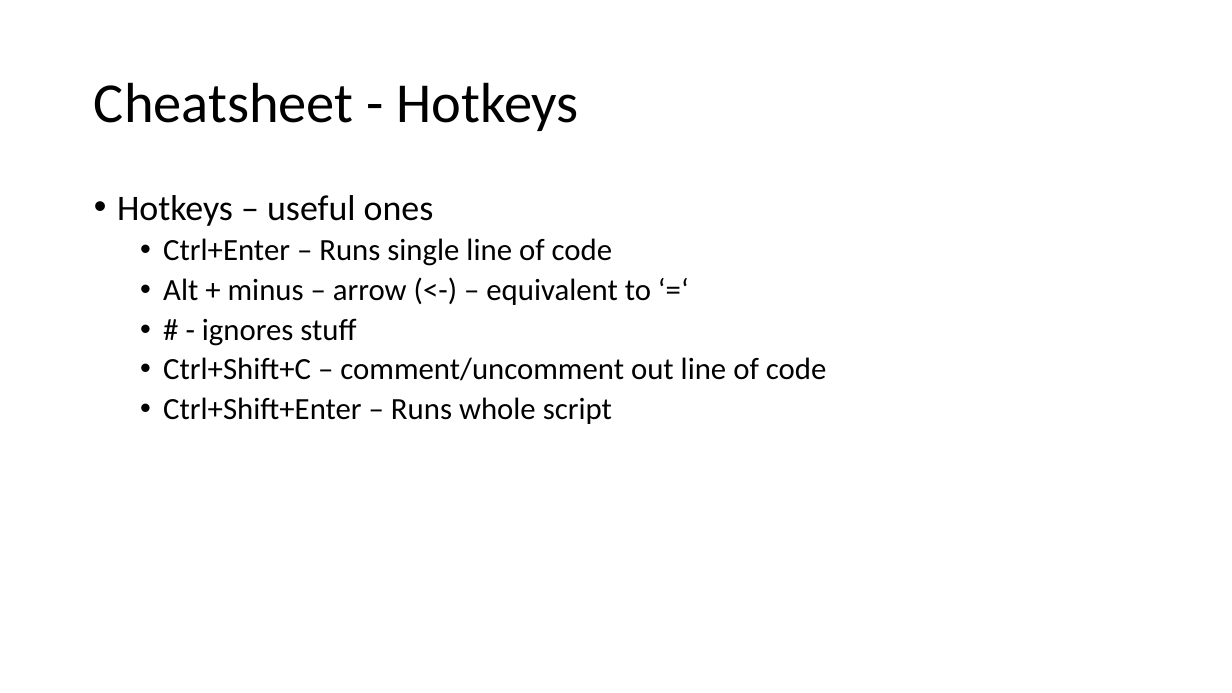
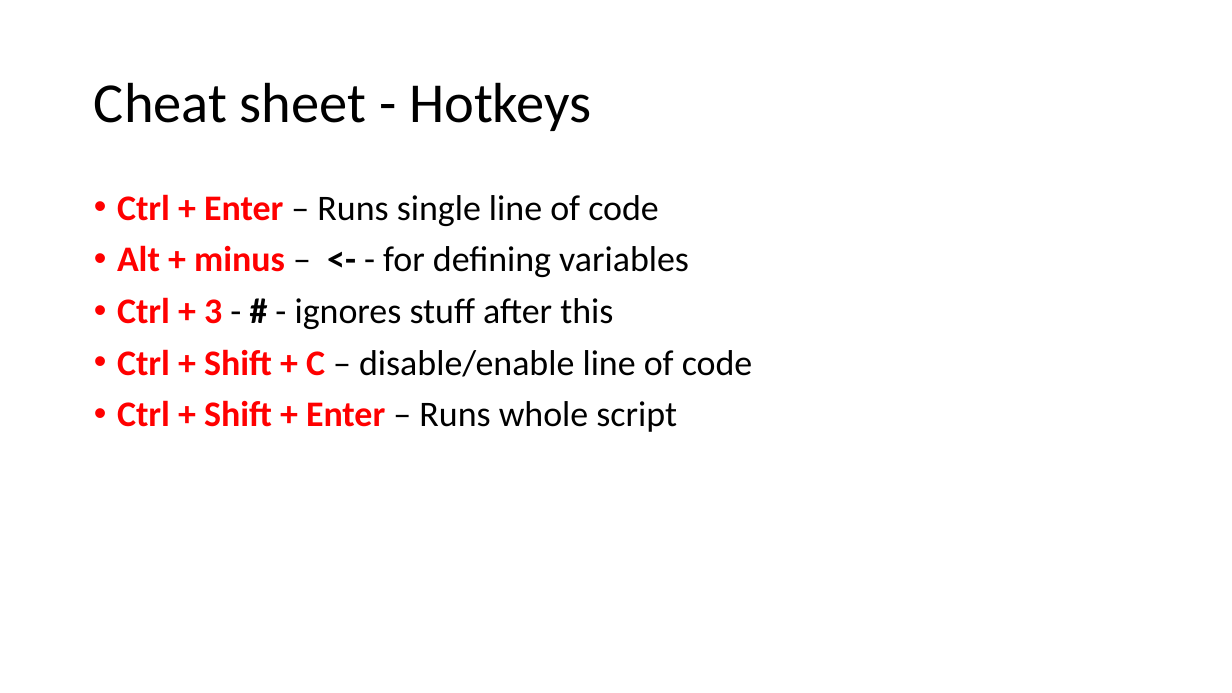
Before and after one commit to angnguyen/ce_group, a slide deck: slide 34 of R_tutorial_1.pptx (slide 19 before the commit). Drawn at 1232x693 pixels with LibreOffice and Linux fonts; fonts in the diff are those of the drawing. Boxes give left, top, right and bottom in pixels: in the first picture for what was removed or moved away, otherwise in the second. Text is boxed around its words. In the diff, an @@ line names an element or a change of style, - is before the commit and + after.

```diff
--- a/R_tutorial_1.pptx
+++ b/R_tutorial_1.pptx
@@ title at box(94, 82, 592, 131): spaces changed @@
-Cheatsheet - Hotkeys
+Cheat sheet - Hotkeys
@@ text at box(117, 194, 752, 432): text changed; size 24 to 28 pt @@
-• Hotkeys – useful ones
-  • Ctrl+Enter – Runs single line of code
-  • Alt + minus – arrow (<-) – equivalent to ‘=‘
-  • # - ignores stuff
-  • Ctrl+Shift+C – comment/uncomment out line of code
-  • Ctrl+Shift+Enter – Runs whole script
+• Ctrl + Enter – Runs single line of code
+• Alt + minus – <- - for defining variables
+• Ctrl + 3 - # - ignores stuff after this
+• Ctrl + Shift + C – disable/enable line of code
+• Ctrl + Shift + Enter – Runs whole script
```
Also in this commit, not shown: 15 other slides changed, 18 slides added, 3 slides removed, 2 other files.
